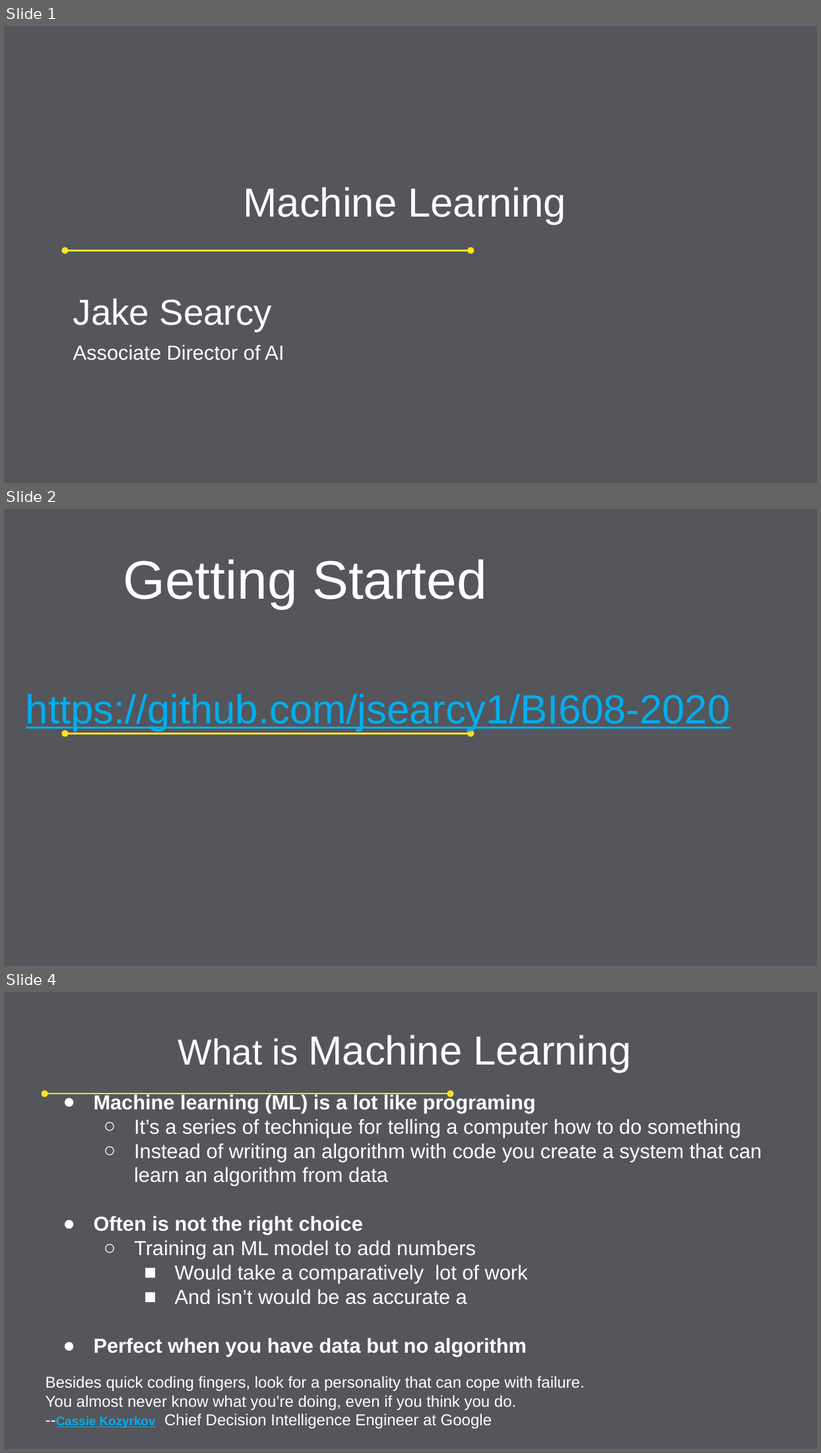
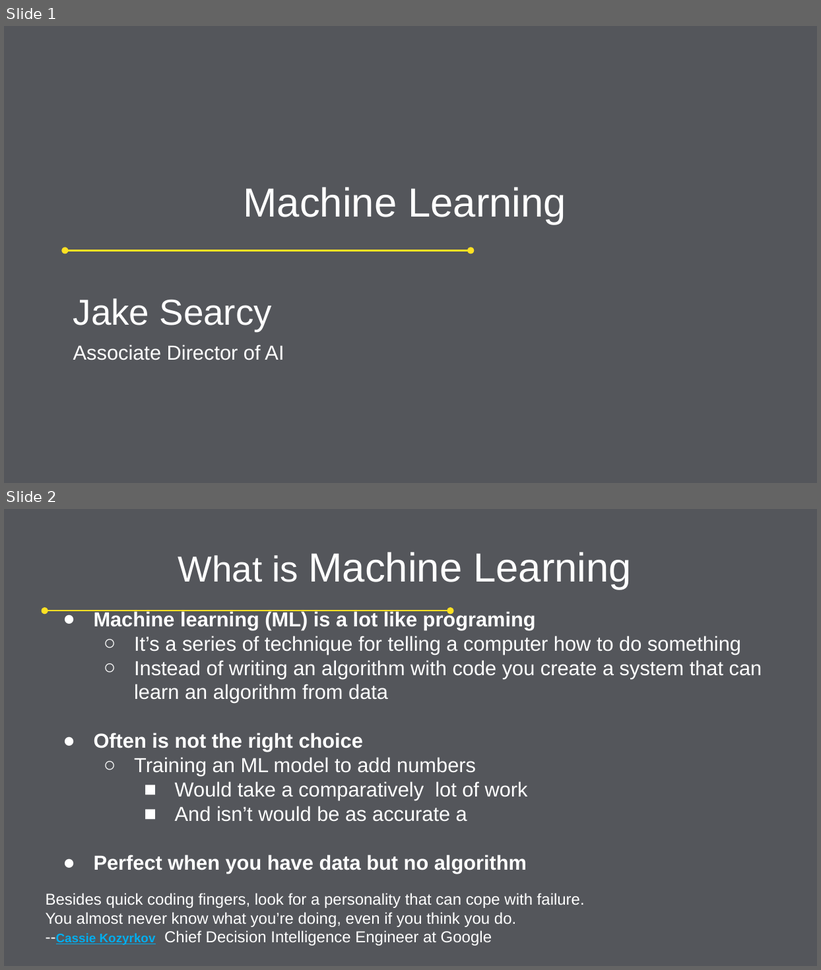
Before and after one commit to The-Hungry-Caterpillar/DNNWS_2022, a slide deck: slides/Introduction.pptx. Shown one above the other, each under a label of ours: slides 1, 2 and 4 before the commit, slides 1 and 2 after it; the slides between them are not shown. The pictures are 821x1453 and 821x970 pixels, drawn with LibreOffice and Linux fonts; fonts in the diff are those of the drawing; background and template pictures are left out. Boxes give left, top, right and bottom in pixels: in the first picture for what was removed or moved away, otherwise in the second. Text is boxed around its words. In the diff, an @@ line names an element or a change of style, - is before the commit and + after.

```diff
--- a/slides/Introduction.pptx
+++ b/slides/Introduction.pptx
@@ slide 2 removed at [4,509,817,966], background #54565B; not listed: 1 template element that a slide beside it also shows @@
@@ title removed at [123,559,487,609] @@
-Getting Started
@@ subtitle removed at [26,694,731,731] @@
-https://github.com/jsearcy1/BI608-2020
@@ what was slide 4 is now slide 2 @@
```
Also in this commit, not shown: 1 slide changed, 1 slide added, 2 other slides removed.
